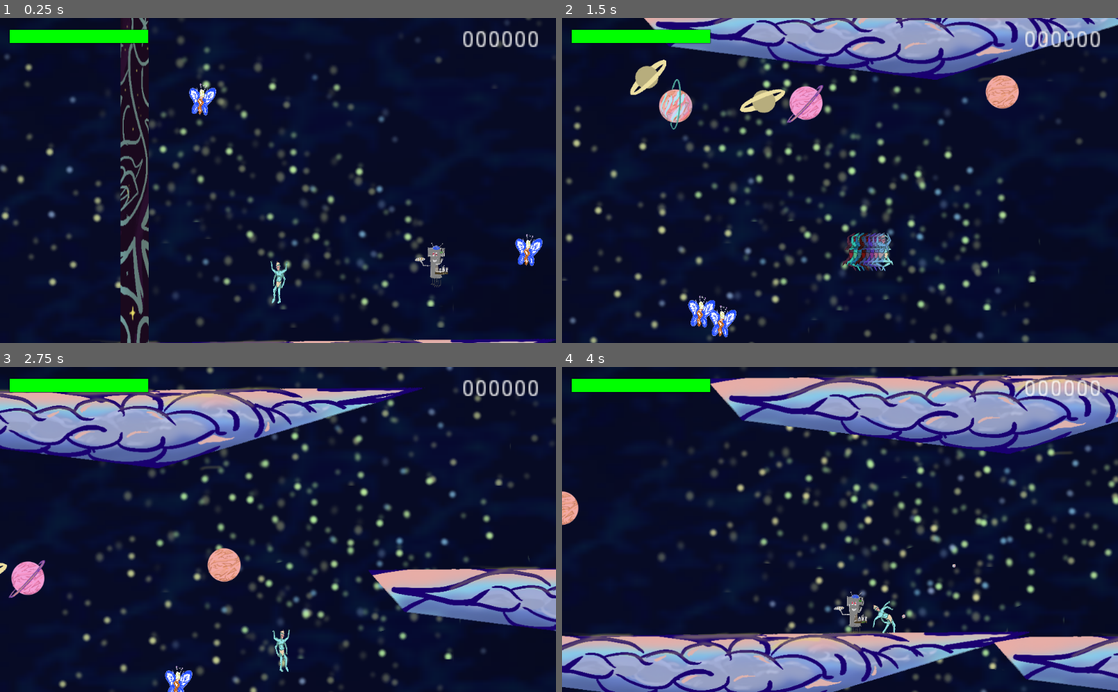
Above: before the commit, frames 1-4 (two rows, left to right).
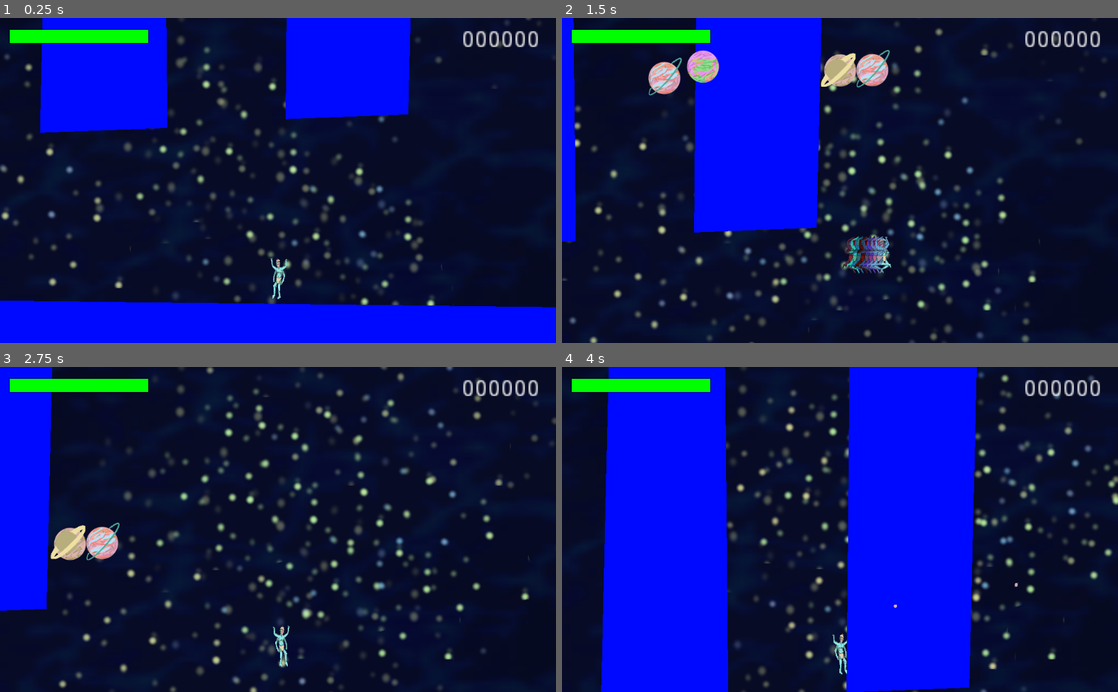
Above: after the commit, the same moments.

Repository: joeguy0/game1
Game: Godot game, scene res://scene/level1.tscn
Same seed, same stepped clock (60 frames per second), same inputs: the game is played once before the commit and once after it. Before the commit the project starts from res://scene/testlevel.tscn.
Inputs:
- Up to frame 1 (0.25 s): no input
- Up to frame 2 (1.5 s): tap Enter (continue) at 0.5 s; hold Right (leftstick_right) from 0.53 s (still down); tap C (a) at 0.6 s; tap Up (leftstick_up) at 0.77 s; tap X (air_dash) at 0.8, 1.35 s
- Up to frame 3 (2.75 s): tap Up (leftstick_up) at 1.52 s; tap C (a) at 1.55, 2.1 s; release Right (leftstick_right) at 2.03 s; hold Down (Leftstick_down) from 2.03 s (still down); tap X (air_dash) at 2.3 s
- Up to frame 4 (4 s): release Down (Leftstick_down) at 2.78 s; hold Right (leftstick_right) from 2.78 s (still down); tap X (air_dash) at 2.85, 3.8 s; tap Up (leftstick_up) at 3.02, 3.77 s; tap C (a) at 3.05 s; hold Z (atk1) from 3.53 s (still down)

The runs differ from the first frame. In frame 1, 28% of the frame differs, in the area x 0-100%, y 0-100%; in frame 2, 27%; in frame 3, 23%; in frame 4, 61%.

Commit message:
level 1 demo

Diff:
--- a/player.gd
+++ b/player.gd
@@ -112,7 +112,7 @@
 		isAirDashing = true
 		sprite.play("dash")
 		velocity = Vector2.ZERO
-		velocity.x = sin(input_x) * 6000
+		velocity.x = sin(input_x) * 10000
 		velocity.y = sin(input_y) * -1000
 		airdash = airdash - 1
 		adtimer.start()
@@ -158,7 +158,7 @@
 		velocity.y = velocity.y +.1*GRAV
 
 	#move left right
-	if input_x != 0 and isAirDashing != true and !wallcling:
+	if input_x != 0 and !isAirDashing and !wallcling:
 		velocity.x += input_x * ACEL * delta
 		# if !attacking:
 		sprite.play("run")
--- a/project.godot
+++ b/project.godot
@@ -15,7 +15,7 @@
 [application]
 
 config/name="jug"
-run/main_scene="res://scene/testlevel.tscn"
+run/main_scene="res://scene/level1.tscn"
 config/icon="res://icon.png"
 
 [autoload]
--- /dev/null
+++ b/scene/level1.tscn
@@ -0,0 +1,478 @@
+[gd_scene load_steps=5 format=2]
+
+[ext_resource path="res://scene/level.gd" type="Script" id=1]
+[ext_resource path="res://scene/player.tscn" type="PackedScene" id=2]
+[ext_resource path="res://scene/back.tscn" type="PackedScene" id=5]
+[ext_resource path="res://ballgen.gd" type="Script" id=8]
+
+[node name="level" type="Node2D"]
+position = Vector2( 2, -5 )
+script = ExtResource( 1 )
+
+[node name="player" parent="." instance=ExtResource( 2 )]
+position = Vector2( -1072, 946 )
+
+[node name="camera" type="Camera2D" parent="player"]
+position = Vector2( 0, -28.2763 )
+scale = Vector2( 0.709764, 0.770398 )
+offset = Vector2( 0, -100 )
+current = true
+zoom = Vector2( 1.35, 1.35 )
+limit_left = -1316134912
+limit_top = -1316134912
+limit_right = 1316134912
+limit_bottom = 1316134912
+smoothing_enabled = true
+offset_v = -1.0
+
+[node name="HUD" type="CanvasLayer" parent="player/camera"]
+
+[node name="healthBar" type="ProgressBar" parent="player/camera/HUD"]
+margin_left = 16.0
+margin_top = 20.0
+margin_right = 275.0
+margin_bottom = 48.0
+value = 100.0
+
+[node name="deadText" type="Label" parent="player/camera/HUD"]
+modulate = Color( 1, 0, 0, 1 )
+margin_left = 18.0
+margin_top = 52.0
+margin_right = 54.0
+margin_bottom = 69.0
+rect_scale = Vector2( 3, 3 )
+size_flags_vertical = 1
+text = "DEAD"
+uppercase = true
+
+[node name="score" type="Label" parent="player/camera/HUD"]
+margin_left = 850.0
+margin_top = 21.0
+margin_right = 898.0
+margin_bottom = 35.0
+rect_scale = Vector2( 3, 3 )
+text = "000000"
+
+[node name="ballgen" type="Node" parent="."]
+script = ExtResource( 8 )
+
+[node name="background" parent="." instance=ExtResource( 5 )]
+position = Vector2( -158, 1960 )
+scale = Vector2( -535.304, -25.411 )
+
+[node name="LevelGeometry" type="Node2D" parent="."]
+
+[node name="WALLS" type="Node2D" parent="LevelGeometry"]
+
+[node name="StaticBody2D" type="StaticBody2D" parent="LevelGeometry/WALLS"]
+
+[node name="CollisionPolygon2D" type="CollisionPolygon2D" parent="LevelGeometry/WALLS/StaticBody2D"]
+polygon = PoolVector2Array( -5988, -5365, 7830, -5395, 7815, -6422, -6154, -6256 )
+__meta__ = {
+"_editor_description_": ""
+}
+
+[node name="Polygon2D" type="Polygon2D" parent="LevelGeometry/WALLS/StaticBody2D"]
+color = Color( 0.298039, 0.54902, 0.403922, 1 )
+polygon = PoolVector2Array( -5988, -5365, 7830, -5395, 7815, -6422, -6154, -6256 )
+
+[node name="StaticBody2D2" type="StaticBody2D" parent="LevelGeometry/WALLS"]
+
+[node name="CollisionPolygon2D" type="CollisionPolygon2D" parent="LevelGeometry/WALLS/StaticBody2D2"]
+position = Vector2( -242, 11753 )
+polygon = PoolVector2Array( -5988, -5365, 7830, -5395, 7815, -6422, -6154, -6256 )
+__meta__ = {
+"_editor_description_": ""
+}
+
+[node name="Polygon2D" type="Polygon2D" parent="LevelGeometry/WALLS/StaticBody2D2"]
+position = Vector2( -242, 11753 )
+color = Color( 0.298039, 0.54902, 0.403922, 1 )
+polygon = PoolVector2Array( -5988, -5365, 7830, -5395, 7815, -6422, -6154, -6256 )
+
+[node name="StaticBody2D3" type="StaticBody2D" parent="LevelGeometry/WALLS"]
+
+[node name="CollisionPolygon2D" type="CollisionPolygon2D" parent="LevelGeometry/WALLS/StaticBody2D3"]
+polygon = PoolVector2Array( 6722, -6717, 6836, 6995, 8490, 7109, 8005, -6860 )
+__meta__ = {
+"_editor_description_": ""
+}
+
+[node name="Polygon2D" type="Polygon2D" parent="LevelGeometry/WALLS/StaticBody2D3"]
+color = Color( 0.298039, 0.54902, 0.403922, 1 )
+polygon = PoolVector2Array( 6722, -6717, 6836, 6995, 8490, 7109, 8005, -6860 )
+
+[node name="StaticBody2D4" type="StaticBody2D" parent="LevelGeometry/WALLS"]
+position = Vector2( 1166, 584 )
+rotation = 1.5708
+
+[node name="CollisionPolygon2D" type="CollisionPolygon2D" parent="LevelGeometry/WALLS/StaticBody2D4"]
+rotation = 1.5708
+polygon = PoolVector2Array( 6722, -6717, 6836, 6995, 8490, 7109, 8005, -6860 )
+__meta__ = {
+"_editor_description_": ""
+}
+
+[node name="Polygon2D" type="Polygon2D" parent="LevelGeometry/WALLS/StaticBody2D4"]
+rotation = 1.5708
+color = Color( 0.298039, 0.54902, 0.403922, 1 )
+polygon = PoolVector2Array( 6722, -6717, 6836, 6995, 8490, 7109, 8005, -6860 )
+
+[node name="FLOOR1" type="Node2D" parent="LevelGeometry"]
+
+[node name="StaticBody2D" type="StaticBody2D" parent="LevelGeometry/FLOOR1"]
+position = Vector2( -724, -11 )
+
+[node name="CollisionPolygon2D" type="CollisionPolygon2D" parent="LevelGeometry/FLOOR1/StaticBody2D"]
+polygon = PoolVector2Array( -5028, -2752, -5017, -3997, -3060, -3974, -3048, -2730, -3365, -2718, -3342, -3714, -4700, -3748, -4723, -2764 )
+
+[node name="Polygon2D" type="Polygon2D" parent="LevelGeometry/FLOOR1/StaticBody2D"]
+color = Color( 0, 0.0392157, 1, 1 )
+polygon = PoolVector2Array( -5028, -2752, -5017, -3997, -3060, -3974, -3048, -2730, -3365, -2718, -3342, -3714, -4700, -3748, -4723, -2764 )
+__meta__ = {
+"_editor_description_": ""
+}
+
+[node name="StaticBody2D2" type="StaticBody2D" parent="LevelGeometry/FLOOR1"]
+position = Vector2( 1629, 12 )
+
+[node name="CollisionPolygon2D" type="CollisionPolygon2D" parent="LevelGeometry/FLOOR1/StaticBody2D2"]
+polygon = PoolVector2Array( -5028, -2752, -5017, -3997, -3060, -3974, -3048, -2730, -3365, -2718, -3342, -3714, -4700, -3748, -4723, -2764 )
+
+[node name="Polygon2D" type="Polygon2D" parent="LevelGeometry/FLOOR1/StaticBody2D2"]
+color = Color( 0, 0.0392157, 1, 1 )
+polygon = PoolVector2Array( -5028, -2752, -5017, -3997, -3060, -3974, -3048, -2730, -3365, -2718, -3342, -3714, -4700, -3748, -4723, -2764 )
+__meta__ = {
+"_editor_description_": ""
+}
+
+[node name="StaticBody2D3" type="StaticBody2D" parent="LevelGeometry/FLOOR1"]
+position = Vector2( 3960, 46 )
+
+[node name="CollisionPolygon2D" type="CollisionPolygon2D" parent="LevelGeometry/FLOOR1/StaticBody2D3"]
+polygon = PoolVector2Array( -5028, -2752, -5017, -3997, -3060, -3974, -3048, -2730, -3365, -2718, -3342, -3714, -4700, -3748, -4723, -2764 )
+
+[node name="Polygon2D" type="Polygon2D" parent="LevelGeometry/FLOOR1/StaticBody2D3"]
+color = Color( 0, 0.0392157, 1, 1 )
+polygon = PoolVector2Array( -5028, -2752, -5017, -3997, -3060, -3974, -3048, -2730, -3365, -2718, -3342, -3714, -4700, -3748, -4723, -2764 )
+__meta__ = {
+"_editor_description_": ""
+}
+
+[node name="StaticBody2D4" type="StaticBody2D" parent="LevelGeometry/FLOOR1"]
+position = Vector2( 6234, 46 )
+
+[node name="CollisionPolygon2D" type="CollisionPolygon2D" parent="LevelGeometry/FLOOR1/StaticBody2D4"]
+polygon = PoolVector2Array( -5028, -2752, -5017, -3997, -3060, -3974, -3048, -2730, -3365, -2718, -3342, -3714, -4700, -3748, -4723, -2764 )
+
+[node name="Polygon2D" type="Polygon2D" parent="LevelGeometry/FLOOR1/StaticBody2D4"]
+color = Color( 0, 0.0392157, 1, 1 )
+polygon = PoolVector2Array( -5028, -2752, -5017, -3997, -3060, -3974, -3048, -2730, -3365, -2718, -3342, -3714, -4700, -3748, -4723, -2764 )
+__meta__ = {
+"_editor_description_": ""
+}
+
+[node name="StaticBody2D5" type="StaticBody2D" parent="LevelGeometry/FLOOR1"]
+position = Vector2( 8497, 57 )
+
+[node name="CollisionPolygon2D" type="CollisionPolygon2D" parent="LevelGeometry/FLOOR1/StaticBody2D5"]
+polygon = PoolVector2Array( -5028, -2752, -5017, -3997, -3060, -3974, -3048, -2730, -3365, -2718, -3342, -3714, -4700, -3748, -4723, -2764 )
+
+[node name="Polygon2D" type="Polygon2D" parent="LevelGeometry/FLOOR1/StaticBody2D5"]
+color = Color( 0, 0.0392157, 1, 1 )
+polygon = PoolVector2Array( -5028, -2752, -5017, -3997, -3060, -3974, -3048, -2730, -3365, -2718, -3342, -3714, -4700, -3748, -4723, -2764 )
+__meta__ = {
+"_editor_description_": ""
+}
+
+[node name="StaticBody2D6" type="StaticBody2D" parent="LevelGeometry/FLOOR1"]
+position = Vector2( 10816, 80 )
+
+[node name="CollisionPolygon2D" type="CollisionPolygon2D" parent="LevelGeometry/FLOOR1/StaticBody2D6"]
+polygon = PoolVector2Array( -5028, -2752, -5017, -3997, -3060, -3974, -3048, -2730, -3365, -2718, -3342, -3714, -4700, -3748, -4723, -2764 )
+
+[node name="Polygon2D" type="Polygon2D" parent="LevelGeometry/FLOOR1/StaticBody2D6"]
+color = Color( 0, 0.0392157, 1, 1 )
+polygon = PoolVector2Array( -5028, -2752, -5017, -3997, -3060, -3974, -3048, -2730, -3365, -2718, -3342, -3714, -4700, -3748, -4723, -2764 )
+__meta__ = {
+"_editor_description_": ""
+}
+
+[node name="FLOOR2" type="Node2D" parent="LevelGeometry"]
+
+[node name="StaticBody2D" type="StaticBody2D" parent="LevelGeometry/FLOOR2"]
+position = Vector2( -1911, 1752 )
+
+[node name="CollisionPolygon2D" type="CollisionPolygon2D" parent="LevelGeometry/FLOOR2/StaticBody2D"]
+polygon = PoolVector2Array( -5028, -2752, -5017, -3997, -3060, -3974, -3048, -2730, -3365, -2718, -3342, -3714, -4700, -3748, -4723, -2764 )
+
+[node name="Polygon2D" type="Polygon2D" parent="LevelGeometry/FLOOR2/StaticBody2D"]
+color = Color( 0, 0.0392157, 1, 1 )
+polygon = PoolVector2Array( -5028, -2752, -5017, -3997, -3060, -3974, -3048, -2730, -3365, -2718, -3342, -3714, -4700, -3748, -4723, -2764 )
+__meta__ = {
+"_editor_description_": ""
+}
+
+[node name="StaticBody2D2" type="StaticBody2D" parent="LevelGeometry/FLOOR2"]
+position = Vector2( 442, 1775 )
+
+[node name="CollisionPolygon2D" type="CollisionPolygon2D" parent="LevelGeometry/FLOOR2/StaticBody2D2"]
+polygon = PoolVector2Array( -5028, -2752, -5017, -3997, -3060, -3974, -3048, -2730, -3365, -2718, -3342, -3714, -4700, -3748, -4723, -2764 )
+
+[node name="Polygon2D" type="Polygon2D" parent="LevelGeometry/FLOOR2/StaticBody2D2"]
+color = Color( 0, 0.0392157, 1, 1 )
+polygon = PoolVector2Array( -5028, -2752, -5017, -3997, -3060, -3974, -3048, -2730, -3365, -2718, -3342, -3714, -4700, -3748, -4723, -2764 )
+__meta__ = {
+"_editor_description_": ""
+}
+
+[node name="StaticBody2D3" type="StaticBody2D" parent="LevelGeometry/FLOOR2"]
+position = Vector2( 2773, 1809 )
+
+[node name="CollisionPolygon2D" type="CollisionPolygon2D" parent="LevelGeometry/FLOOR2/StaticBody2D3"]
+polygon = PoolVector2Array( -5028, -2752, -5017, -3997, -3060, -3974, -3048, -2730, -3365, -2718, -3342, -3714, -4700, -3748, -4723, -2764 )
+
+[node name="Polygon2D" type="Polygon2D" parent="LevelGeometry/FLOOR2/StaticBody2D3"]
+color = Color( 0, 0.0392157, 1, 1 )
+polygon = PoolVector2Array( -5028, -2752, -5017, -3997, -3060, -3974, -3048, -2730, -3365, -2718, -3342, -3714, -4700, -3748, -4723, -2764 )
+__meta__ = {
+"_editor_description_": ""
+}
+
+[node name="StaticBody2D4" type="StaticBody2D" parent="LevelGeometry/FLOOR2"]
+position = Vector2( 5047, 1809 )
+
+[node name="CollisionPolygon2D" type="CollisionPolygon2D" parent="LevelGeometry/FLOOR2/StaticBody2D4"]
+polygon = PoolVector2Array( -5028, -2752, -5017, -3997, -3060, -3974, -3048, -2730, -3365, -2718, -3342, -3714, -4700, -3748, -4723, -2764 )
+
+[node name="Polygon2D" type="Polygon2D" parent="LevelGeometry/FLOOR2/StaticBody2D4"]
+color = Color( 0, 0.0392157, 1, 1 )
+polygon = PoolVector2Array( -5028, -2752, -5017, -3997, -3060, -3974, -3048, -2730, -3365, -2718, -3342, -3714, -4700, -3748, -4723, -2764 )
+__meta__ = {
+"_editor_description_": ""
+}
+
+[node name="StaticBody2D5" type="StaticBody2D" parent="LevelGeometry/FLOOR2"]
+position = Vector2( 7310, 1820 )
+
+[node name="CollisionPolygon2D" type="CollisionPolygon2D" parent="LevelGeometry/FLOOR2/StaticBody2D5"]
+polygon = PoolVector2Array( -5028, -2752, -5017, -3997, -3060, -3974, -3048, -2730, -3365, -2718, -3342, -3714, -4700, -3748, -4723, -2764 )
+
+[node name="Polygon2D" type="Polygon2D" parent="LevelGeometry/FLOOR2/StaticBody2D5"]
+color = Color( 0, 0.0392157, 1, 1 )
+polygon = PoolVector2Array( -5028, -2752, -5017, -3997, -3060, -3974, -3048, -2730, -3365, -2718, -3342, -3714, -4700, -3748, -4723, -2764 )
+__meta__ = {
+"_editor_description_": ""
+}
+
+[node name="StaticBody2D6" type="StaticBody2D" parent="LevelGeometry/FLOOR2"]
+position = Vector2( 9629, 1843 )
+
+[node name="CollisionPolygon2D" type="CollisionPolygon2D" parent="LevelGeometry/FLOOR2/StaticBody2D6"]
+polygon = PoolVector2Array( -5028, -2752, -5017, -3997, -3060, -3974, -3048, -2730, -3365, -2718, -3342, -3714, -4700, -3748, -4723, -2764 )
+
+[node name="Polygon2D" type="Polygon2D" parent="LevelGeometry/FLOOR2/StaticBody2D6"]
+color = Color( 0, 0.0392157, 1, 1 )
+polygon = PoolVector2Array( -5028, -2752, -5017, -3997, -3060, -3974, -3048, -2730, -3365, -2718, -3342, -3714, -4700, -3748, -4723, -2764 )
+__meta__ = {
+"_editor_description_": ""
+}
+
+[node name="StaticBody2D7" type="StaticBody2D" parent="LevelGeometry/FLOOR2"]
+position = Vector2( 11439, 1857 )
+
+[node name="CollisionPolygon2D" type="CollisionPolygon2D" parent="LevelGeometry/FLOOR2/StaticBody2D7"]
+polygon = PoolVector2Array( -5028, -2752, -5017, -3997, -3060, -3974, -3048, -2730, -3365, -2718, -3342, -3714, -4700, -3748, -4723, -2764 )
+
+[node name="Polygon2D" type="Polygon2D" parent="LevelGeometry/FLOOR2/StaticBody2D7"]
+color = Color( 0, 0.0392157, 1, 1 )
+polygon = PoolVector2Array( -5028, -2752, -5017, -3997, -3060, -3974, -3048, -2730, -3365, -2718, -3342, -3714, -4700, -3748, -4723, -2764 )
+__meta__ = {
+"_editor_description_": ""
+}
+
+[node name="FLOOR3" type="Node2D" parent="LevelGeometry"]
+
+[node name="StaticBody2D" type="StaticBody2D" parent="LevelGeometry/FLOOR3"]
+position = Vector2( -2983, 3352 )
+
+[node name="CollisionPolygon2D" type="CollisionPolygon2D" parent="LevelGeometry/FLOOR3/StaticBody2D"]
+polygon = PoolVector2Array( -5028, -2752, -5017, -3997, -3060, -3974, -3048, -2730, -3365, -2718, -3342, -3714, -4700, -3748, -4723, -2764 )
+
+[node name="Polygon2D" type="Polygon2D" parent="LevelGeometry/FLOOR3/StaticBody2D"]
+color = Color( 0, 0.0392157, 1, 1 )
+polygon = PoolVector2Array( -5028, -2752, -5017, -3997, -3060, -3974, -3048, -2730, -3365, -2718, -3342, -3714, -4700, -3748, -4723, -2764 )
+__meta__ = {
+"_editor_description_": ""
+}
+
+[node name="StaticBody2D2" type="StaticBody2D" parent="LevelGeometry/FLOOR3"]
+position = Vector2( -630, 3375 )
+
+[node name="CollisionPolygon2D" type="CollisionPolygon2D" parent="LevelGeometry/FLOOR3/StaticBody2D2"]
+polygon = PoolVector2Array( -5028, -2752, -5017, -3997, -3060, -3974, -3048, -2730, -3365, -2718, -3342, -3714, -4700, -3748, -4723, -2764 )
+
+[node name="Polygon2D" type="Polygon2D" parent="LevelGeometry/FLOOR3/StaticBody2D2"]
+color = Color( 0, 0.0392157, 1, 1 )
+polygon = PoolVector2Array( -5028, -2752, -5017, -3997, -3060, -3974, -3048, -2730, -3365, -2718, -3342, -3714, -4700, -3748, -4723, -2764 )
+__meta__ = {
+"_editor_description_": ""
+}
+
+[node name="StaticBody2D3" type="StaticBody2D" parent="LevelGeometry/FLOOR3"]
+position = Vector2( 1701, 3409 )
+
+[node name="CollisionPolygon2D" type="CollisionPolygon2D" parent="LevelGeometry/FLOOR3/StaticBody2D3"]
+polygon = PoolVector2Array( -5028, -2752, -5017, -3997, -3060, -3974, -3048, -2730, -3365, -2718, -3342, -3714, -4700, -3748, -4723, -2764 )
+
+[node name="Polygon2D" type="Polygon2D" parent="LevelGeometry/FLOOR3/StaticBody2D3"]
+color = Color( 0, 0.0392157, 1, 1 )
+polygon = PoolVector2Array( -5028, -2752, -5017, -3997, -3060, -3974, -3048, -2730, -3365, -2718, -3342, -3714, -4700, -3748, -4723, -2764 )
+__meta__ = {
+"_editor_description_": ""
+}
+
+[node name="StaticBody2D4" type="StaticBody2D" parent="LevelGeometry/FLOOR3"]
+position = Vector2( 3975, 3409 )
+
+[node name="CollisionPolygon2D" type="CollisionPolygon2D" parent="LevelGeometry/FLOOR3/StaticBody2D4"]
+polygon = PoolVector2Array( -5028, -2752, -5017, -3997, -3060, -3974, -3048, -2730, -3365, -2718, -3342, -3714, -4700, -3748, -4723, -2764 )
+
+[node name="Polygon2D" type="Polygon2D" parent="LevelGeometry/FLOOR3/StaticBody2D4"]
+color = Color( 0, 0.0392157, 1, 1 )
+polygon = PoolVector2Array( -5028, -2752, -5017, -3997, -3060, -3974, -3048, -2730, -3365, -2718, -3342, -3714, -4700, -3748, -4723, -2764 )
+__meta__ = {
+"_editor_description_": ""
+}
+
+[node name="StaticBody2D5" type="StaticBody2D" parent="LevelGeometry/FLOOR3"]
+position = Vector2( 6238, 3420 )
+
+[node name="CollisionPolygon2D" type="CollisionPolygon2D" parent="LevelGeometry/FLOOR3/StaticBody2D5"]
+polygon = PoolVector2Array( -5028, -2752, -5017, -3997, -3060, -3974, -3048, -2730, -3365, -2718, -3342, -3714, -4700, -3748, -4723, -2764 )
+
+[node name="Polygon2D" type="Polygon2D" parent="LevelGeometry/FLOOR3/StaticBody2D5"]
+color = Color( 0, 0.0392157, 1, 1 )
+polygon = PoolVector2Array( -5028, -2752, -5017, -3997, -3060, -3974, -3048, -2730, -3365, -2718, -3342, -3714, -4700, -3748, -4723, -2764 )
+__meta__ = {
+"_editor_description_": ""
+}
+
+[node name="StaticBody2D6" type="StaticBody2D" parent="LevelGeometry/FLOOR3"]
+position = Vector2( 8557, 3443 )
+
+[node name="CollisionPolygon2D" type="CollisionPolygon2D" parent="LevelGeometry/FLOOR3/StaticBody2D6"]
+polygon = PoolVector2Array( -5028, -2752, -5017, -3997, -3060, -3974, -3048, -2730, -3365, -2718, -3342, -3714, -4700, -3748, -4723, -2764 )
+
+[node name="Polygon2D" type="Polygon2D" parent="LevelGeometry/FLOOR3/StaticBody2D6"]
+color = Color( 0, 0.0392157, 1, 1 )
+polygon = PoolVector2Array( -5028, -2752, -5017, -3997, -3060, -3974, -3048, -2730, -3365, -2718, -3342, -3714, -4700, -3748, -4723, -2764 )
+__meta__ = {
+"_editor_description_": ""
+}
+
+[node name="StaticBody2D7" type="StaticBody2D" parent="LevelGeometry/FLOOR3"]
+position = Vector2( 10367, 3457 )
+
+[node name="CollisionPolygon2D" type="CollisionPolygon2D" parent="LevelGeometry/FLOOR3/StaticBody2D7"]
+polygon = PoolVector2Array( -5028, -2752, -5017, -3997, -3060, -3974, -3048, -2730, -3365, -2718, -3342, -3714, -4700, -3748, -4723, -2764 )
+
+[node name="Polygon2D" type="Polygon2D" parent="LevelGeometry/FLOOR3/StaticBody2D7"]
+color = Color( 0, 0.0392157, 1, 1 )
+polygon = PoolVector2Array( -5028, -2752, -5017, -3997, -3060, -3974, -3048, -2730, -3365, -2718, -3342, -3714, -4700, -3748, -4723, -2764 )
+__meta__ = {
+"_editor_description_": ""
+}
+
+[node name="FLOOR4" type="Node2D" parent="LevelGeometry"]
+
+[node name="StaticBody2D" type="StaticBody2D" parent="LevelGeometry/FLOOR4"]
+position = Vector2( -1803, 5045 )
+
+[node name="CollisionPolygon2D" type="CollisionPolygon2D" parent="LevelGeometry/FLOOR4/StaticBody2D"]
+polygon = PoolVector2Array( -5028, -2752, -5017, -3997, -3060, -3974, -3048, -2730, -3365, -2718, -3342, -3714, -4700, -3748, -4723, -2764 )
+
+[node name="Polygon2D" type="Polygon2D" parent="LevelGeometry/FLOOR4/StaticBody2D"]
+color = Color( 0, 0.0392157, 1, 1 )
+polygon = PoolVector2Array( -5028, -2752, -5017, -3997, -3060, -3974, -3048, -2730, -3365, -2718, -3342, -3714, -4700, -3748, -4723, -2764 )
+__meta__ = {
+"_editor_description_": ""
+}
+
+[node name="StaticBody2D2" type="StaticBody2D" parent="LevelGeometry/FLOOR4"]
+position = Vector2( 550, 5068 )
+
+[node name="CollisionPolygon2D" type="CollisionPolygon2D" parent="LevelGeometry/FLOOR4/StaticBody2D2"]
+polygon = PoolVector2Array( -5028, -2752, -5017, -3997, -3060, -3974, -3048, -2730, -3365, -2718, -3342, -3714, -4700, -3748, -4723, -2764 )
+
+[node name="Polygon2D" type="Polygon2D" parent="LevelGeometry/FLOOR4/StaticBody2D2"]
+color = Color( 0, 0.0392157, 1, 1 )
+polygon = PoolVector2Array( -5028, -2752, -5017, -3997, -3060, -3974, -3048, -2730, -3365, -2718, -3342, -3714, -4700, -3748, -4723, -2764 )
+__meta__ = {
+"_editor_description_": ""
+}
+
+[node name="StaticBody2D3" type="StaticBody2D" parent="LevelGeometry/FLOOR4"]
+position = Vector2( 2881, 5102 )
+
+[node name="CollisionPolygon2D" type="CollisionPolygon2D" parent="LevelGeometry/FLOOR4/StaticBody2D3"]
+polygon = PoolVector2Array( -5028, -2752, -5017, -3997, -3060, -3974, -3048, -2730, -3365, -2718, -3342, -3714, -4700, -3748, -4723, -2764 )
+
+[node name="Polygon2D" type="Polygon2D" parent="LevelGeometry/FLOOR4/StaticBody2D3"]
+color = Color( 0, 0.0392157, 1, 1 )
+polygon = PoolVector2Array( -5028, -2752, -5017, -3997, -3060, -3974, -3048, -2730, -3365, -2718, -3342, -3714, -4700, -3748, -4723, -2764 )
+__meta__ = {
+"_editor_description_": ""
+}
+
+[node name="StaticBody2D4" type="StaticBody2D" parent="LevelGeometry/FLOOR4"]
+position = Vector2( 5155, 5102 )
+
+[node name="CollisionPolygon2D" type="CollisionPolygon2D" parent="LevelGeometry/FLOOR4/StaticBody2D4"]
+polygon = PoolVector2Array( -5028, -2752, -5017, -3997, -3060, -3974, -3048, -2730, -3365, -2718, -3342, -3714, -4700, -3748, -4723, -2764 )
+
+[node name="Polygon2D" type="Polygon2D" parent="LevelGeometry/FLOOR4/StaticBody2D4"]
+color = Color( 0, 0.0392157, 1, 1 )
+polygon = PoolVector2Array( -5028, -2752, -5017, -3997, -3060, -3974, -3048, -2730, -3365, -2718, -3342, -3714, -4700, -3748, -4723, -2764 )
+__meta__ = {
+"_editor_description_": ""
+}
+
+[node name="StaticBody2D5" type="StaticBody2D" parent="LevelGeometry/FLOOR4"]
+position = Vector2( 7418, 5113 )
+
+[node name="CollisionPolygon2D" type="CollisionPolygon2D" parent="LevelGeometry/FLOOR4/StaticBody2D5"]
+polygon = PoolVector2Array( -5028, -2752, -5017, -3997, -3060, -3974, -3048, -2730, -3365, -2718, -3342, -3714, -4700, -3748, -4723, -2764 )
+
+[node name="Polygon2D" type="Polygon2D" parent="LevelGeometry/FLOOR4/StaticBody2D5"]
+color = Color( 0, 0.0392157, 1, 1 )
+polygon = PoolVector2Array( -5028, -2752, -5017, -3997, -3060, -3974, -3048, -2730, -3365, -2718, -3342, -3714, -4700, -3748, -4723, -2764 )
+__meta__ = {
+"_editor_description_": ""
+}
+
+[node name="StaticBody2D6" type="StaticBody2D" parent="LevelGeometry/FLOOR4"]
+position = Vector2( 9737, 5136 )
+
+[node name="CollisionPolygon2D" type="CollisionPolygon2D" parent="LevelGeometry/FLOOR4/StaticBody2D6"]
+polygon = PoolVector2Array( -5028, -2752, -5017, -3997, -3060, -3974, -3048, -2730, -3365, -2718, -3342, -3714, -4700, -3748, -4723, -2764 )
+
+[node name="Polygon2D" type="Polygon2D" parent="LevelGeometry/FLOOR4/StaticBody2D6"]
+color = Color( 0, 0.0392157, 1, 1 )
+polygon = PoolVector2Array( -5028, -2752, -5017, -3997, -3060, -3974, -3048, -2730, -3365, -2718, -3342, -3714, -4700, -3748, -4723, -2764 )
+__meta__ = {
+"_editor_description_": ""
+}
+
+[node name="StaticBody2D7" type="StaticBody2D" parent="LevelGeometry/FLOOR4"]
+position = Vector2( 11547, 5150 )
+
+[node name="CollisionPolygon2D" type="CollisionPolygon2D" parent="LevelGeometry/FLOOR4/StaticBody2D7"]
+polygon = PoolVector2Array( -5028, -2752, -5017, -3997, -3060, -3974, -3048, -2730, -3365, -2718, -3342, -3714, -4700, -3748, -4723, -2764 )
+
+[node name="Polygon2D" type="Polygon2D" parent="LevelGeometry/FLOOR4/StaticBody2D7"]
+color = Color( 0, 0.0392157, 1, 1 )
+polygon = PoolVector2Array( -5028, -2752, -5017, -3997, -3060, -3974, -3048, -2730, -3365, -2718, -3342, -3714, -4700, -3748, -4723, -2764 )
+__meta__ = {
+"_editor_description_": ""
+}
--- a/scene/testlevel.tscn
+++ b/scene/testlevel.tscn
@@ -21,7 +21,7 @@
 scale = Vector2( 0.709764, 0.770398 )
 offset = Vector2( 0, -100 )
 current = true
-zoom = Vector2( 1.3, 1.3 )
+zoom = Vector2( 1.35, 1.35 )
 limit_right = 100000000
 limit_bottom = 100000000
 smoothing_enabled = true
--- a/scene/walking_enemy.gd
+++ b/scene/walking_enemy.gd
@@ -8,7 +8,7 @@
 
 # Called when the node enters the scene tree for the first time.
 func _ready():
-	pass
+	hP = 5
 
 func _physics_process(delta):
 	#var num = (rng.randi_range(0, 4) - 2) * 100
